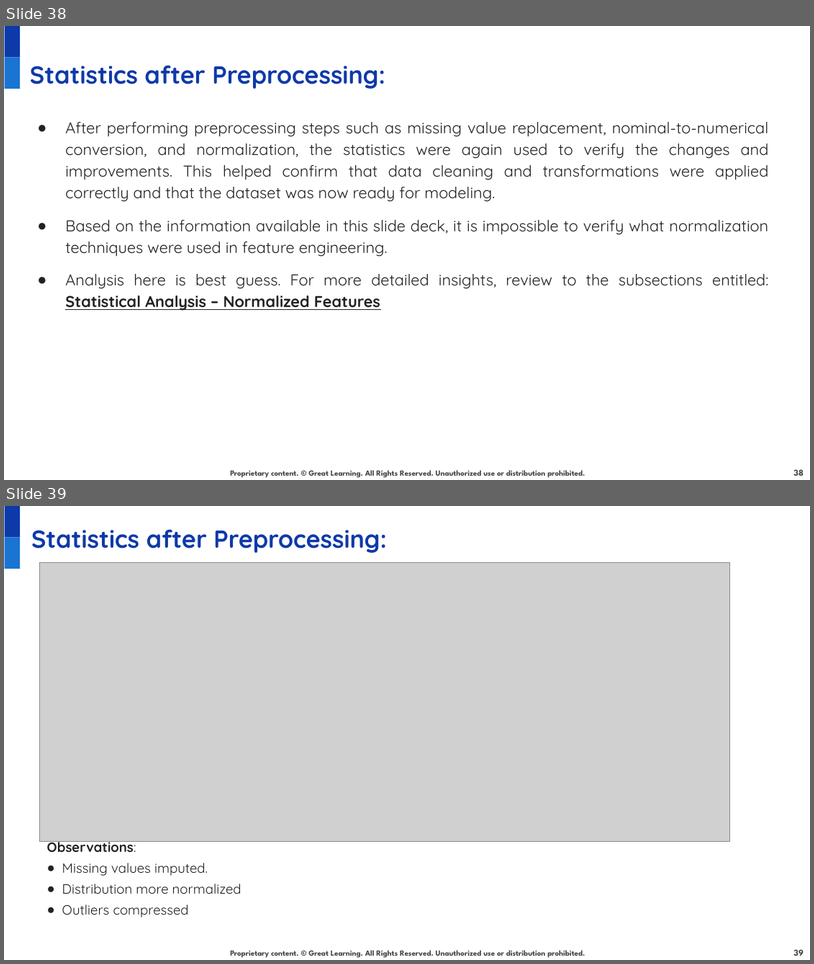
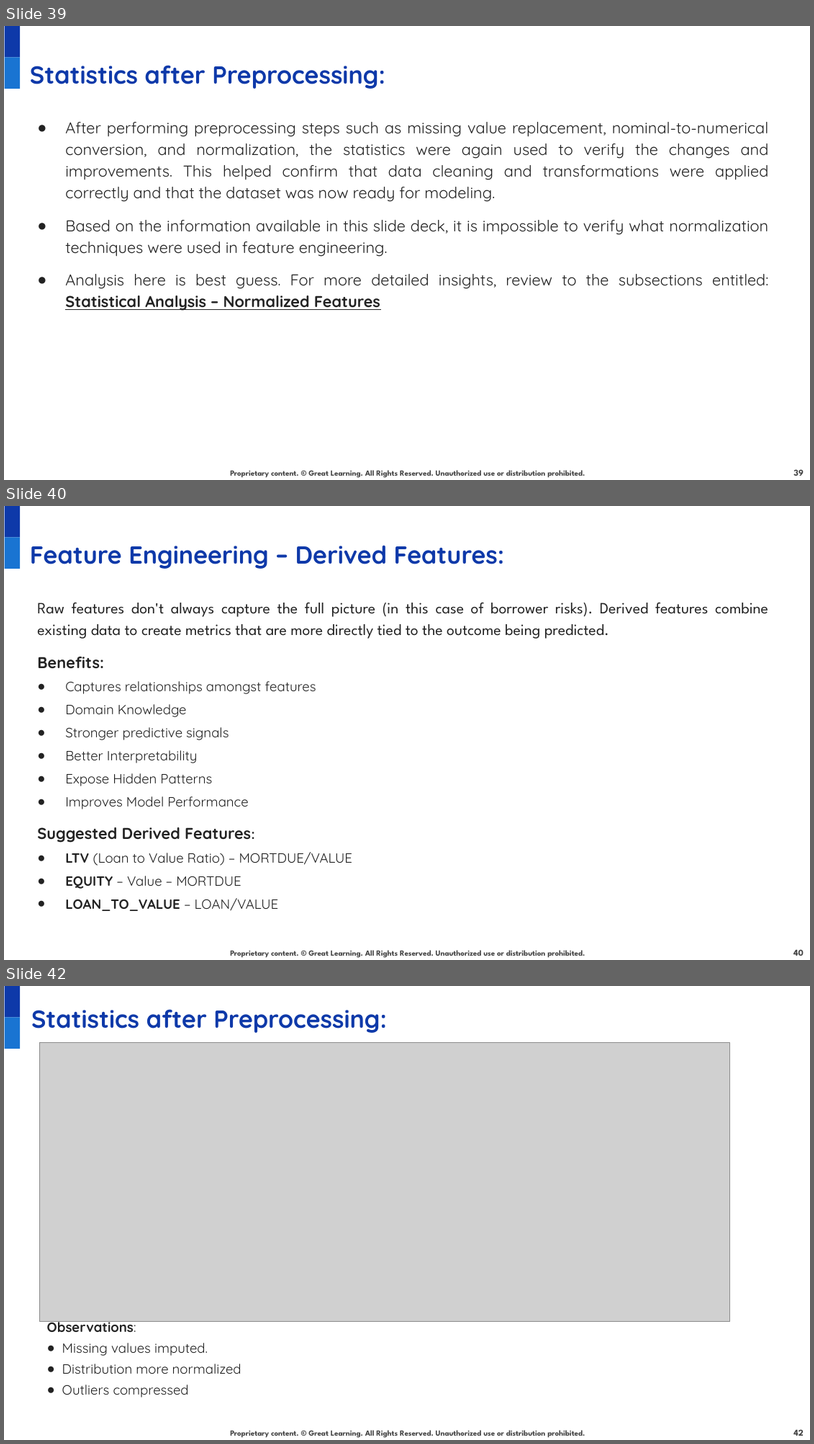
Before and after one commit to juanbucz/GreatLearning-TermProjects, a slide deck: Neural Networks - Loan Default/Loan Default Prediction Presentation - Business Interpretation - John Buczkowski.pptx. Shown one above the other, each under a label of ours: slides 38 and 39 before the commit, slides 39, 40 and 42 after it; the slides between them are not shown. The pictures are 814x964 and 814x1444 pixels, drawn with LibreOffice and Linux fonts; fonts in the diff are those of the drawing; grey boxes stand for pictures; background and template pictures are left out. Boxes give left, top, right and bottom in pixels: in the first picture for what was removed or moved away, otherwise in the second. Text is boxed around its words. In the diff, an @@ line names an element or a change of style, - is before the commit and + after.

```diff
--- a/Neural Networks - Loan Default/Loan Default Prediction Presentation - Business Interpretation - John Buczkowski.pptx
+++ b/Neural Networks - Loan Default/Loan Default Prediction Presentation - Business Interpretation - John Buczkowski.pptx
@@ slide 40 added at box(4, 506, 810, 960), background #FFFFFF; not listed: 3 template elements that a slide beside it also shows @@
@@ text added at box(30, 545, 505, 569), 22 pt, text #0E39A9, bold @@
+Feature Engineering – Derived Features:
@@ text added at box(37, 602, 769, 911), 12 pt, text #222222 @@
+Raw features don't always capture the full picture (in this case of borrower risks). Derived features combine existing data to create metrics that are more directly tied to the outcome being predicted.
+Benefits:
+● Captures relationships amongst features
+● Domain Knowledge
+● Stronger predictive signals
+● Better Interpretability
+● Expose Hidden Patterns
+● Improves Model Performance
+Suggested Derived Features:
+● LTV (Loan to Value Ratio) – MORTDUE/VALUE
+● EQUITY – Value – MORTDUE
+● LOAN_TO_VALUE – LOAN/VALUE
@@ page number added at box(794, 949, 804, 955), 8 pt, text #434343, bold @@
+40
@@ what was slide 38 is now slide 39 @@
@@ page number at box(794, 469, 804, 475): text changed @@
-38
+39
@@ what was slide 39 is now slide 42 @@
@@ page number at box(794, 1429, 804, 1435): text changed @@
-39
+42
```
Also in this commit, not shown: 1 slide changed, 5 other slides added.
